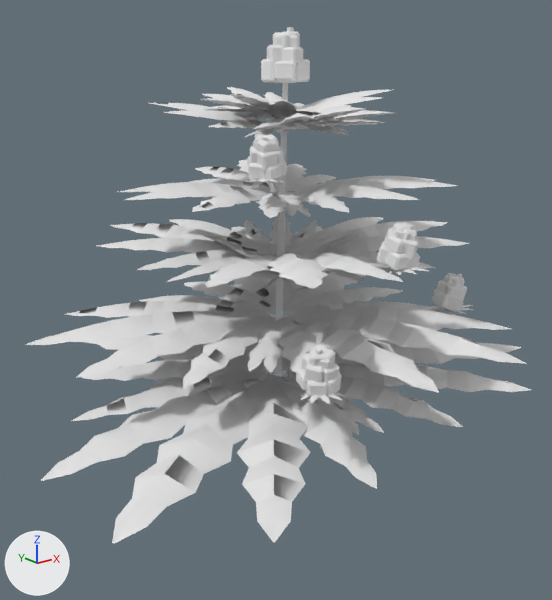
An edit to the OBJ model src/main/resources/assets/stonedew/models/block/plants/plant_2_1_0.obj, drawn before and after from the same camera.
Rendered twice from a 50 mm camera at (-0.486, -1.73, 0.756) aimed at (0.492, -0.508, 0.267). Every picture has the same lights, and +X, +Y and +Z are marked at lower left. The older version comes first. Where no turn or scale is listed for an object, it has been applied to the vertices.

Names of what the first picture shows: 'model'.
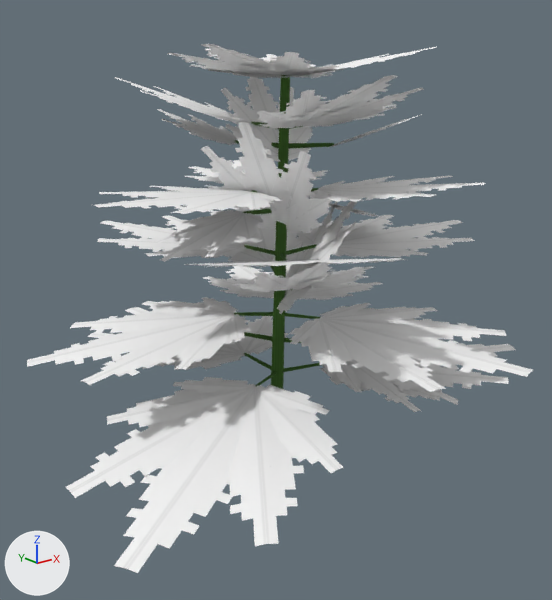
Location of each change, (x1, y1, x2, y2) in pixels of the pictures (552 x 600 px):
'model', surface changed, reshaped: before (25, 27, 531, 544); after (27, 44, 533, 573)
part 1 of me_model, rebuilt (mostly hidden): before (256, 105, 378, 135); after (353, 102, 396, 120)
part 2 of me_model, rebuilt: before (282, 326, 531, 435); after (309, 343, 516, 400)
part 3 of me_model, rebuilt: before (81, 332, 286, 381); after (87, 307, 288, 370)
part 4 of me_model, rebuilt (13% narrower): before (25, 295, 282, 388); after (27, 297, 251, 385)
part 5 of me_model, rebuilt: before (167, 252, 418, 288); after (184, 258, 404, 267)
part 6 of me_model, rebuilt: before (284, 217, 469, 283); after (295, 215, 474, 258)
part 7 of me_model, rebuilt: before (190, 160, 336, 199); after (185, 160, 328, 184)
part 8 of me_model, rebuilt (12% wider, 44% taller): before (149, 103, 274, 138); after (115, 77, 255, 128)
part 9 of me_model, rebuilt (11% wider, 72% taller): before (243, 107, 394, 138); after (257, 75, 424, 129)
part 10 of me_model, rebuilt (19% narrower, 13% taller): before (41, 370, 384, 544); after (66, 377, 344, 573)
part 11 of me_model, rebuilt (12% narrower): before (248, 301, 526, 393); after (289, 303, 533, 392)
part 12 of me_model, rebuilt: before (184, 271, 403, 313); after (203, 265, 382, 300)
part 13 of me_model, rebuilt (8% narrower, 32% shorter): before (98, 219, 278, 281); after (97, 216, 263, 258)
part 14 of me_model, rebuilt (19% shorter): before (120, 182, 311, 218); after (95, 185, 282, 214)
part 15 of me_model, rebuilt (32% shorter): before (284, 176, 457, 216); after (306, 175, 485, 202)
part 16 of me_model, deleted: before (246, 27, 474, 404)
part 17 of me_model, built on: before (200, 35, 391, 290); after (137, 44, 459, 412)

Patch to the scene script:
```diff
--- a/src/main/resources/assets/stonedew/models/block/plants/plant_2_1_0.obj.py
+++ b/src/main/resources/assets/stonedew/models/block/plants/plant_2_1_0.obj.py
@@ mat_stem @@
 mat_stem = principled_material('stem')
-mat_stem.base_color = (0.8, 0.8, 0.8)  # white #e7e7e7
+mat_stem.texture = img_plant_stem
 mat_stem.roughness = 1.0
@@ mat_leaf_old @@
 mat_leaf_old = principled_material('leaf_old')
-mat_leaf_old.base_color = (0.8, 0.8, 0.8)  # white #e7e7e7
+mat_leaf_old.texture = img_leaf_surface
 mat_leaf_old.roughness = 1.0
@@ mat_leaf_old_shade @@
 mat_leaf_old_shade = principled_material('leaf_old_shade')
-mat_leaf_old_shade.base_color = (0.8, 0.8, 0.8)  # white #e7e7e7
+mat_leaf_old_shade.texture = img_leaf_surface
 mat_leaf_old_shade.roughness = 1.0
@@ mat_leaf @@
 mat_leaf = principled_material('leaf')
-mat_leaf.base_color = (0.8, 0.8, 0.8)  # white #e7e7e7
+mat_leaf.texture = img_leaf_surface
 mat_leaf.roughness = 1.0
@@ mat_leaf_shade @@
 mat_leaf_shade = principled_material('leaf_shade')
-mat_leaf_shade.base_color = (0.8, 0.8, 0.8)  # white #e7e7e7
+mat_leaf_shade.texture = img_leaf_surface
 mat_leaf_shade.roughness = 1.0
@@ me_model @@
-me_model.from_pydata(...)  # 8599 vertices, 6124 faces; spans x -0.064..1.048, y -1.008..0.115, z -0.001..0.82
+me_model.from_pydata(...)  # 11094 vertices, 4446 faces; spans x -0.037..1.029, y -1.022..0.1, z -0.014..0.783
+# me_model part 1: the loose piece of 267 vertices spanning x 0.542..0.808, y -0.579..-0.299, z 0.611..0.66 is rebuilt with 376 vertices and now spans x 0.577..0.877, y -0.57..-0.28, z 0.63..0.671
+# me_model part 2: the loose piece of 267 vertices spanning x 0.466..1.048, y -0.908..-0.303, z 0.061..0.138 is rebuilt with 376 vertices and now spans x 0.547..1.029, y -0.873..-0.402, z 0.097..0.108
+# me_model part 3: the loose piece of 267 vertices spanning x 0.166..0.801, y -0.486..0.115, z 0.059..0.138 is rebuilt with 376 vertices and now spans x 0.239..0.733, y -0.404..0.1, z 0.094..0.105
+# me_model part 4: the loose piece of 267 vertices spanning x 0.016..0.532, y -0.679..-0.142, z 0.194..0.256 is rebuilt with 376 vertices and now spans x 0.01..0.462, y -0.61..-0.17, z 0.178..0.238
+# me_model part 5: the loose piece of 267 vertices spanning x 0.178..0.648, y -0.897..-0.443, z 0.34..0.424 is rebuilt with 376 vertices and now spans x 0.171..0.579, y -0.905..-0.509, z 0.364..0.466
+# me_model part 6: the loose piece of 267 vertices spanning x 0.526..0.968, y -0.761..-0.301, z 0.336..0.403 is rebuilt with 376 vertices and now spans x 0.588..1.003, y -0.73..-0.333, z 0.365..0.387
+# me_model part 7: the loose piece of 267 vertices spanning x 0.408..0.777, y -0.494..-0.142, z 0.473..0.528 is rebuilt with 376 vertices and now spans x 0.447..0.795, y -0.447..-0.089, z 0.497..0.509
+# me_model part 8: the loose piece of 267 vertices spanning x 0.289..0.568, y -0.541..-0.256, z 0.613..0.674 is rebuilt with 376 vertices and now spans x 0.247..0.534, y -0.508..-0.216, z 0.628..0.724
+# me_model part 9: the loose piece of 267 vertices spanning x 0.365..0.657, y -0.763..-0.491, z 0.613..0.677 is rebuilt with 376 vertices and now spans x 0.355..0.661, y -0.833..-0.531, z 0.628..0.733
+# me_model part 10: the loose piece of 267 vertices spanning x -0.064..0.554, y -0.94..-0.3, z 0.051..0.116 is rebuilt with 376 vertices and now spans x -0.037..0.465, y -0.906..-0.404, z -0.014..0.107
+# me_model part 11: the loose piece of 267 vertices spanning x 0.313..0.859, y -1.008..-0.483, z 0.196..0.265 is rebuilt with 376 vertices and now spans x 0.373..0.822, y -1.022..-0.554, z 0.216..0.237
+# me_model part 12: the loose piece of 267 vertices spanning x 0.413..0.971, y -0.597..-0.038, z 0.196..0.265 is rebuilt with 376 vertices and now spans x 0.496..0.958, y -0.514..-0.051, z 0.214..0.237
+# me_model part 13: the loose piece of 267 vertices spanning x 0.211..0.65, y -0.518..-0.096, z 0.338..0.403 is rebuilt with 376 vertices and now spans x 0.213..0.584, y -0.46..-0.085, z 0.366..0.397
+# me_model part 14: the loose piece of 267 vertices spanning x 0.153..0.512, y -0.681..-0.296, z 0.473..0.53 is rebuilt with 376 vertices and now spans x 0.096..0.461, y -0.669..-0.309, z 0.498..0.515
+# me_model part 15: the loose piece of 267 vertices spanning x 0.433..0.803, y -0.81..-0.452, z 0.474..0.532 is rebuilt with 376 vertices and now spans x 0.483..0.826, y -0.835..-0.5, z 0.498..0.531
+# me_model part 16: 112 loose pieces with 2940 vertices, spanning x 0.276..0.912, y -0.896..-0.426, z -0.001..0.82, are deleted
+# me_model part 17: 1646 vertices removed from x 0.33..0.744, y -0.658..-0.252, z 0.306..0.805; 5446 vertices added at x 0.218..0.836, y -0.835..-0.154, z -0.001..0.783
+# other edits to the shape of me_model do not show in these pictures
 me_model.materials.append(mat_stem)
@@ me_model @@
 me_model.materials.append(mat_leaf_shade)
-me_model.materials.append(mat_bud_dark)  # white #e7e7e7
-me_model.materials.append(mat_bud)  # white #e7e7e7
-me_model.materials.append(mat_bud_light)  # white #e7e7e7
-me_model.materials.append(mat_hair)  # white #e7e7e7
```
